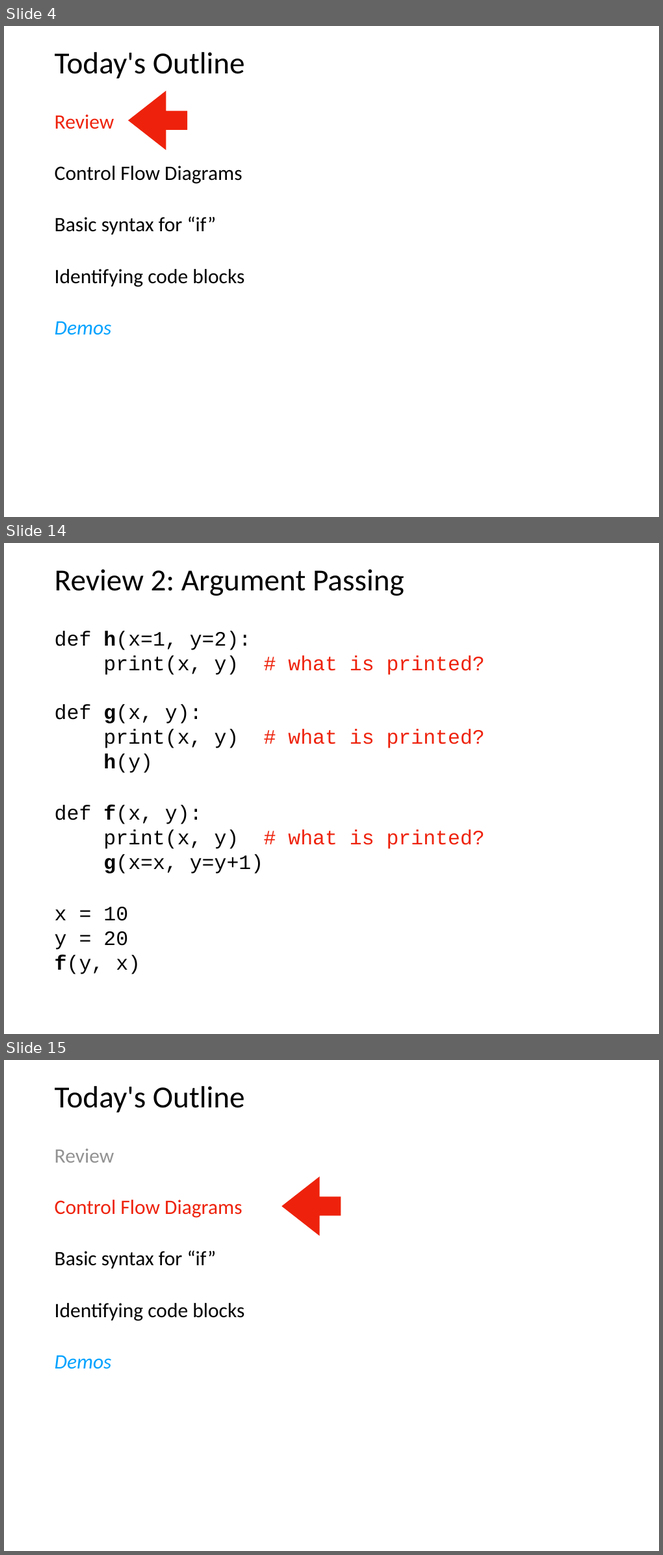
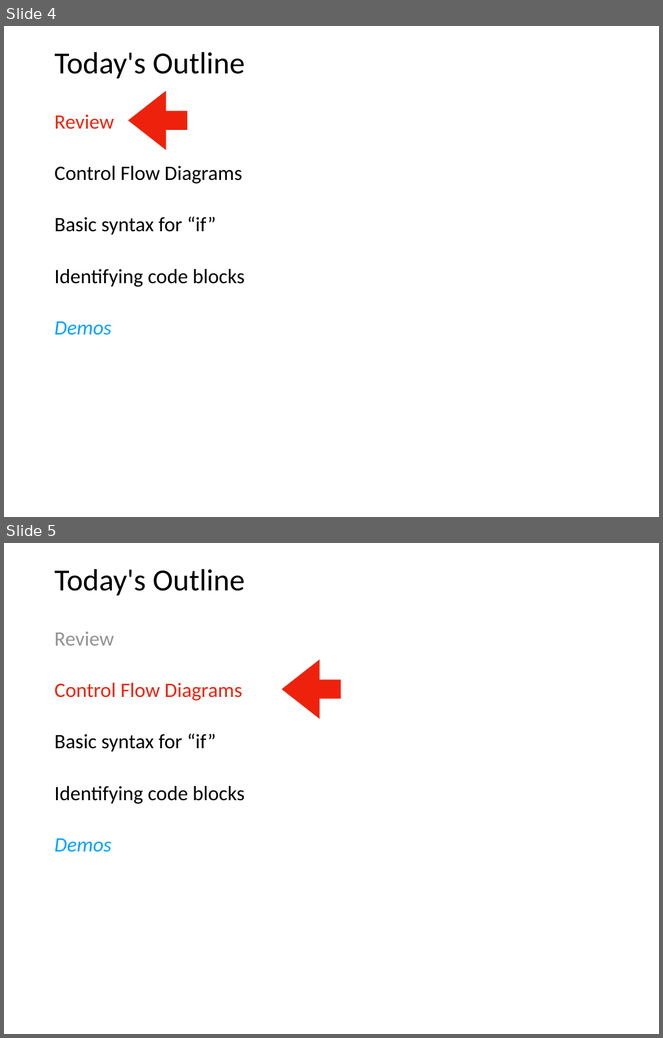
Before and after one commit to tylerharter/caraza-harter-com, a slide deck: tyler/meena/cs220/s22/materials/lecture_ppts/lec_08_S22.ppt. Shown one above the other, each under a label of ours: slides 4, 14 and 15 before the commit, slides 4 and 5 after it; the slides between them are not shown. The pictures are 663x1555 and 663x1038 pixels, drawn with LibreOffice and Linux fonts; fonts in the diff are those of the drawing. Boxes give left, top, right and bottom in pixels: in the first picture for what was removed or moved away, otherwise in the second. Text is boxed around its words. In the diff, an @@ line names an element or a change of style, - is before the commit and + after.

```diff
--- a/tyler/meena/cs220/s22/materials/lecture_ppts/lec_08_S22.ppt
+++ b/tyler/meena/cs220/s22/materials/lecture_ppts/lec_08_S22.ppt
@@ slide 14 removed at (4,543,659,1034), background #FFFFFF @@
@@ title removed at (55,569,404,596) @@
-Review 2: Argument Passing
@@ text removed at (55,631,485,975) @@
-    def h(x=1, y=2):
-    print(x, y) # what is printed?
-    def g(x, y):
-    print(x, y) # what is printed?
-    h(y)
-  def f(x, y):
-  print(x, y) # what is printed?
-  g(x=x, y=y+1)
-  x = 10
-  y = 20
-  f(y, x)
@@ what was slide 15 is now slide 5 @@
```
Also in this commit, not shown: 1 slide changed, 1 slide added, 11 other slides removed.
